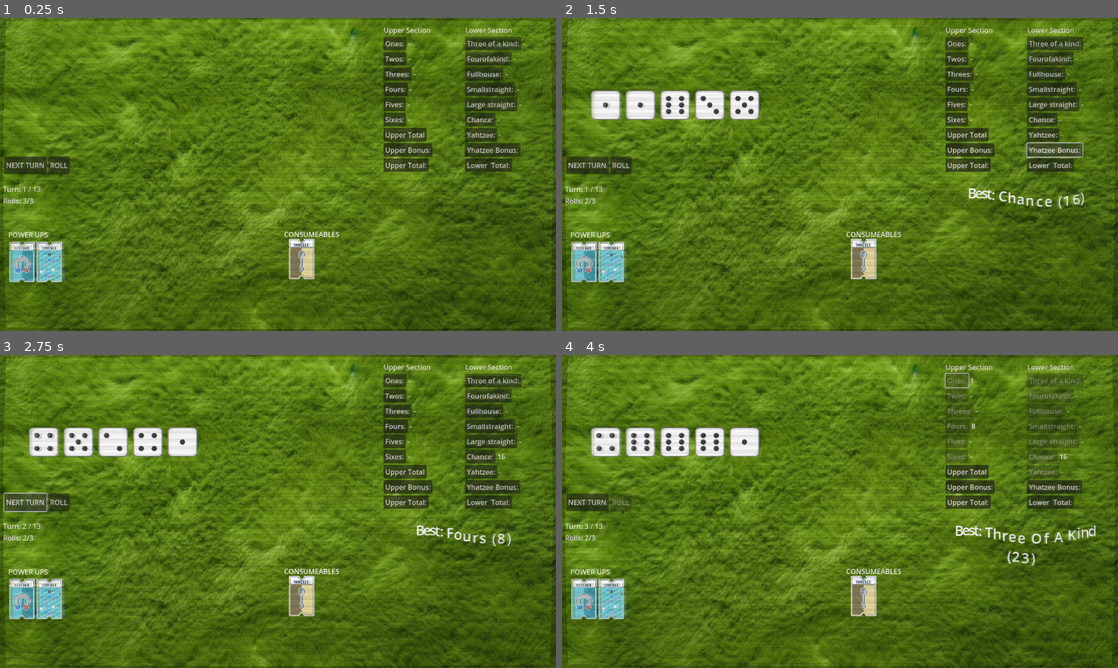
Above: before the commit, frames 1-4 (two rows, left to right).
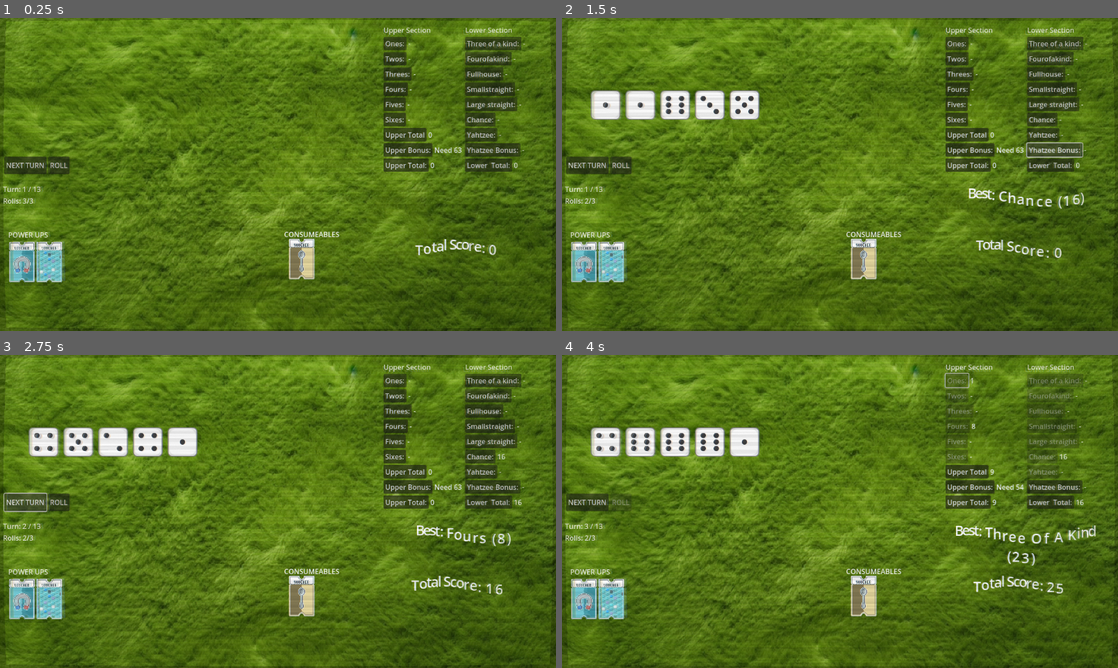
Above: after the commit, the same moments.

Repository: unclemoney/DiceRogue
Game: Godot game, scene res://Tests/PowerUpTest.tscn
Same seed, same stepped clock (60 frames per second), same inputs: the game is played once before the commit and once after it. The project has no main scene, so this scene is started directly. The engine's default icon, where the game draws it, is replaced by a stand-in: a white triangle on a blue panel in a dark square.
Inputs:
- Up to frame 1 (0.25 s): no input
- Up to frame 2 (1.5 s): click "ROLL" at 0.5 s; click "Yhatzee Bonus:" at 1.25 s
- Up to frame 3 (2.75 s): click "NEXT TURN" at 2 s
- Up to frame 4 (4 s): click "NEXT TURN" at 2.75 s; click "Ones:" at 3.5 s

The runs differ from the first frame. In frame 1, 0.4% of the frame differs, in the area x 74-95%, y 36-76%; in frame 2, 0.4%; in frame 3, 0.4%; in frame 4, 0.4%, in the area x 73-95%, y 36-77%.

Commit message:
Add upper and yahtzee bonus logic to scorecard UI
Implemented upper section bonus and yahtzee bonus tracking in Scorecard, with new signals for bonus achievements and section completions. Updated score_card_ui.gd and score_card_ui.tscn to display bonus progress, totals, and dynamic effects for scoring events. Improved best hand preview logic and added visual feedback for bonus events and section completions.

Diff:
--- a/Scenes/ScoreCard/score_card.gd
+++ b/Scenes/ScoreCard/score_card.gd
@@ -3,7 +3,18 @@
 
 enum Section { UPPER, LOWER }
 
+const UPPER_BONUS_THRESHOLD := 63
+const UPPER_BONUS_AMOUNT := 35
+
+signal upper_bonus_achieved(bonus: int)
+signal upper_section_completed
+signal lower_section_completed
 signal score_auto_assigned(section: Section, category: String, score: int)
+signal yahtzee_bonus_achieved(points: int)
+
+var upper_bonus := 0  # Add this to track the bonus
+var yahtzee_bonuses := 0  # Track number of bonus yahtzees
+var yahtzee_bonus_points := 0  # Track total bonus points
 
 var upper_scores := {
 	"ones": null,
@@ -30,15 +41,25 @@
 		Section.UPPER:
 			if upper_scores.has(category):
 				upper_scores[category] = value
+				check_upper_bonus()
 		Section.LOWER:
 			if lower_scores.has(category):
 				lower_scores[category] = value
+				check_lower_section()
 
 func get_total_score() -> int:
+	var total := get_upper_section_final_total() + get_lower_section_total()
+	return total + yahtzee_bonus_points
+
+func get_upper_section_total() -> int:
 	var total := 0
 	for score in upper_scores.values():
 		if score != null:
 			total += score
+	return total
+
+func get_lower_section_total() -> int:
+	var total := 0
 	for score in lower_scores.values():
 		if score != null:
 			total += score
@@ -57,10 +78,10 @@
 	# scan upper section
 	for category in upper_scores.keys():
 		if upper_scores[category] == null:
-			print("Using evaluator:", ScoreEvaluatorSingleton)
-			print("Script path:", ScoreEvaluatorSingleton.get_script().resource_path)
+			#print("Using evaluator:", ScoreEvaluatorSingleton)
+			#print("Script path:", ScoreEvaluatorSingleton.get_script().resource_path)
 			var s: int = ScoreEvaluatorSingleton.calculate_score_for_category(category, values)
-			print("  -> s =", s, " type:", typeof(s))
+			#print("  -> s =", s, " type:", typeof(s))
 			if s > best_score:
 				best_score = s
 				best_section = Section.UPPER
@@ -69,10 +90,10 @@
 	# scan lower section
 	for category in lower_scores.keys():
 		if lower_scores[category] == null:
-			print("Using evaluator:", ScoreEvaluatorSingleton)
-			print("Script path:", ScoreEvaluatorSingleton.get_script().resource_path)
+			#print("Using evaluator:", ScoreEvaluatorSingleton)
+			#print("Script path:", ScoreEvaluatorSingleton.get_script().resource_path)
 			var s: int = ScoreEvaluatorSingleton.calculate_score_for_category(category, values)
-			print("  -> s =", s, " type:", typeof(s))
+			#print("  -> s =", s, " type:", typeof(s))
 			if s > best_score:
 				best_score = s
 				best_section = Section.LOWER
@@ -81,3 +102,66 @@
 	if best_category != "":
 		set_score(best_section, best_category, best_score)
 		emit_signal("score_auto_assigned", best_section, best_category, best_score)
+
+func get_upper_section_final_total() -> int:
+	var subtotal = get_upper_section_total()
+	if is_upper_section_complete() and subtotal >= UPPER_BONUS_THRESHOLD:
+		return subtotal + UPPER_BONUS_AMOUNT
+	return subtotal
+
+func is_upper_section_complete() -> bool:
+	for score in upper_scores.values():
+		if score == null:
+			print("Upper section incomplete.")
+			return false
+	print("Upper section is complete.")
+	return true
+
+func is_lower_section_complete() -> bool:
+	for score in lower_scores.values():
+		if score == null:
+			print("Lower section incomplete")
+			return false
+	print("Lower section is complete")
+	return true
+
+func check_lower_section() -> void:
+	if is_lower_section_complete():
+		print("Lower section completed, emitting signal")
+		emit_signal("lower_section_completed")
+
+func check_upper_bonus() -> void:
+	print("Checking upper bonus...")
+	if not is_upper_section_complete():
+		print("Upper section not complete yet")
+		return
+
+	print("Upper section complete, calculating total")
+	var total = get_upper_section_total()
+	print("Upper total:", total, " (need ", UPPER_BONUS_THRESHOLD, " for bonus)")
+
+	if total >= UPPER_BONUS_THRESHOLD:
+		print("Bonus achieved! Emitting signal...")
+		upper_bonus = UPPER_BONUS_AMOUNT  # Store the bonus
+		emit_signal("upper_bonus_achieved", UPPER_BONUS_AMOUNT)
+	else:
+		upper_bonus = 0
+		print("No bonus yet")
+
+	emit_signal("upper_section_completed")
+
+func check_bonus_yahtzee(values: Array[int]) -> void:
+	# Only check if we already have a yahtzee scored
+	if lower_scores["yahtzee"] != null and lower_scores["yahtzee"] > 0:
+		# Check if current roll is a yahtzee
+		var counts = {}
+		for v in values:
+			counts[v] = counts.get(v, 0) + 1
+
+		for count in counts.values():
+			if count >= 5:
+				yahtzee_bonuses += 1
+				yahtzee_bonus_points += 100
+				print("Bonus Yahtzee achieved! Total bonuses:", yahtzee_bonuses)
+				emit_signal("yahtzee_bonus_achieved", 100)
+				return
--- a/Scenes/UI/score_card_ui.tscn
+++ b/Scenes/UI/score_card_ui.tscn
@@ -197,11 +197,11 @@
 [node name="YahtzeeBonus" type="HBoxContainer" parent="HBoxContainer/LowerVBoxContainer/LowerGridContainer"]
 layout_mode = 2
 
-[node name="YahtzeeBonusLabel" type="Button" parent="HBoxContainer/LowerVBoxContainer/LowerGridContainer/YahtzeeBonus"]
+[node name="YahtzeeBonusButton" type="Button" parent="HBoxContainer/LowerVBoxContainer/LowerGridContainer/YahtzeeBonus"]
 layout_mode = 2
 text = "Yhatzee Bonus:"
 
-[node name="YahtzeeBonusButton" type="Label" parent="HBoxContainer/LowerVBoxContainer/LowerGridContainer/YahtzeeBonus"]
+[node name="YahtzeeBonusLabel" type="Label" parent="HBoxContainer/LowerVBoxContainer/LowerGridContainer/YahtzeeBonus"]
 layout_mode = 2
 
 [node name="LowerTotal" type="HBoxContainer" parent="HBoxContainer/LowerVBoxContainer/LowerGridContainer"]
@@ -222,3 +222,12 @@
 offset_bottom = 506.0
 bbcode_enabled = true
 fit_content = true
+
+[node name="RichTextTotalScore" type="RichTextLabel" parent="."]
+layout_mode = 0
+offset_left = 18.0
+offset_top = 492.0
+offset_right = 318.0
+offset_bottom = 708.0
+theme_override_font_sizes/normal_font_size = 45
+bbcode_enabled = true
--- a/Scripts/Core/score_evaluator.gd
+++ b/Scripts/Core/score_evaluator.gd
@@ -92,7 +92,7 @@
 		   [3,4,5,6].all(unique.has)
 
 static func calculate_score_for_category(category: String, values: Array[int]) -> int:
-	print("=== using NEW calculate_score_for_category v2 ===")
+	#print("=== using NEW calculate_score_for_category v2 ===")
 	var score: int = 0
 	match category:
 		"ones":         score = values.count(1) * 1
@@ -125,5 +125,5 @@
 			score = get_sum(values)
 		_:  # default to zero so you never return null
 			score = 0
-	print("→ returning:", score, " type:", typeof(score))
+	#print("→ returning:", score, " type:", typeof(score))
 	return score
--- a/Scripts/UI/score_card_ui.gd
+++ b/Scripts/UI/score_card_ui.gd
@@ -10,7 +10,14 @@
 
 signal hand_scored
 signal score_rerolled(section: Scorecard.Section, category: String, score: int)
+
 @onready var best_hand_label: RichTextLabel = $BestHandScore
+@onready var upper_total_label: Label = $HBoxContainer/UpperVBoxContainer/UpperGridContainer/UpperSubTotal/UppersubButton
+@onready var upper_bonus_label: Label = $HBoxContainer/UpperVBoxContainer/UpperGridContainer/UpperBonus/UpperBonusLabel
+@onready var upper_final_total_label: Label = $HBoxContainer/UpperVBoxContainer/UpperGridContainer/UpperTotal/UpperTotalLabel
+@onready var lower_total_label: Label = $HBoxContainer/LowerVBoxContainer/LowerGridContainer/LowerTotal/LowerTotalLabel
+@onready var total_score_label: RichTextLabel = $RichTextTotalScore
+@onready var yahtzee_bonus_label: Label = $HBoxContainer/LowerVBoxContainer/LowerGridContainer/YahtzeeBonus/YahtzeeBonusLabel
 
 const LOWER_CATEGORY_NODE_NAMES := {
 	"three_of_a_kind": "Threeofakind",
@@ -50,6 +57,11 @@
 	scorecard = sc
 	update_all()
 	connect_buttons()
+	# Connect to bonus signals
+	scorecard.upper_bonus_achieved.connect(_on_upper_bonus_achieved)
+	scorecard.upper_section_completed.connect(_on_upper_section_completed)
+	scorecard.lower_section_completed.connect(_on_lower_section_completed)
+	scorecard.yahtzee_bonus_achieved.connect(_on_yahtzee_bonus_achieved)
 
 func update_all():
 	for category in scorecard.upper_scores.keys():
@@ -67,6 +79,123 @@
 			var value = scorecard.lower_scores[category]
 			label.text = str(value if value != null else "-")
 
+	# Update upper section totals with debug prints
+	var upper_subtotal = scorecard.get_upper_section_total()
+	print("Updating UI - Upper subtotal:", upper_subtotal)
+
+	if upper_total_label:
+		upper_total_label.text = str(upper_subtotal)
+		print("Updated upper_subtotal_label:", upper_total_label.text)
+	else:
+		push_error("upper_total_label not found!")
+
+	# Show progress towards bonus
+	if upper_bonus_label:
+		if scorecard.is_upper_section_complete():
+			print("Upper section complete, checking bonus threshold")
+			if upper_subtotal >= Scorecard.UPPER_BONUS_THRESHOLD:
+				upper_bonus_label.text = str(Scorecard.UPPER_BONUS_AMOUNT)
+				print("Bonus achieved! Showing:", upper_bonus_label.text)
+			else:
+				upper_bonus_label.text = "0"
+				print("No bonus achieved")
+		else:
+			var remaining = Scorecard.UPPER_BONUS_THRESHOLD - upper_subtotal
+			upper_bonus_label.text = "Need " + str(remaining)
+			print("Progress to bonus - Need:", remaining)
+	else:
+		push_error("upper_bonus_label not found!")
+
+	# Update final upper total (subtotal + bonus)
+	if upper_final_total_label:
+		var final_total = scorecard.get_upper_section_final_total()
+		upper_final_total_label.text = str(final_total)
+		print("Updated final upper total:", final_total)
+	else:
+		push_error("upper_final_total_label not found!")
+
+	# Update lower section total
+	var lower_total = scorecard.get_lower_section_total()
+	print("Updating UI - Lower total:", lower_total)
+
+	if lower_total_label:
+		lower_total_label.text = str(lower_total)
+		print("Updated lower_total_label:", lower_total_label.text)
+	else:
+		push_error("lower_total_label not found!")
+
+	# Update total score with dynamic effect
+	if total_score_label:
+		var upper_total = scorecard.get_upper_section_final_total()
+		lower_total = scorecard.get_lower_section_total()
+		var total_score = upper_total + lower_total
+
+		# Remap the score (0-500) to frequency range (1-10)
+		var freq = remap(total_score, 0, 500, 1.0, 10.0)
+
+		# Format with BBCode, including dynamic frequency
+		var text = "[center][tornado freq=%0.1f sat=0.8 val=1.9]Total Score: %d[/tornado][/center]" % [freq, total_score]
+		total_score_label.text = text
+
+		# Adjust font size based on score
+		var base_size = 32
+		var size_scale = remap(total_score, 0, 500, 1.0, 1.5)
+		total_score_label.add_theme_font_size_override("normal_font_size", base_size * size_scale)
+
+		print("Total Score Updated:", total_score, " (freq:", freq, ")")
+	# Update Yahtzee bonus display
+	if yahtzee_bonus_label:
+		if scorecard.yahtzee_bonuses > 0:
+			yahtzee_bonus_label.text = str(scorecard.yahtzee_bonus_points)
+		else:
+			yahtzee_bonus_label.text = "-"
+
+func _on_upper_bonus_achieved(bonus: int) -> void:
+	# Animate the bonus achievement and update totals
+	if upper_bonus_label:
+		var tween = create_tween()
+		tween.tween_property(upper_bonus_label, "modulate", Color.YELLOW, 0.3)
+		tween.tween_property(upper_bonus_label, "modulate", Color.WHITE, 0.3)
+
+		# Update the final total label with animation
+		if upper_final_total_label:
+			var final_total = scorecard.get_upper_section_final_total()
+			tween.tween_property(upper_final_total_label, "modulate", Color.YELLOW, 0.3)
+			upper_final_total_label.text = str(final_total)
+			tween.tween_property(upper_final_total_label, "modulate", Color.WHITE, 0.3)
+
+		# Optional: Add screen shake
+		var screen_shake = get_tree().root.find_child("ScreenShake", true, false)
+		if screen_shake:
+			screen_shake.shake(0.4, 0.3)
+
+			# Animate total score
+	if total_score_label:
+		var tween = create_tween()
+		tween.tween_property(total_score_label, "modulate", Color.YELLOW, 0.3)
+		tween.tween_property(total_score_label, "modulate", Color.WHITE, 0.3)
+
+func _on_upper_section_completed() -> void:
+	# Optional: Visual feedback for section completion
+	var upper_section = $HBoxContainer/UpperVBoxContainer
+	if upper_section:
+		var tween = create_tween()
+		tween.tween_property(upper_section, "modulate", Color(1.2, 1.2, 1.2), 0.3)
+		tween.tween_property(upper_section, "modulate", Color.WHITE, 0.3)
+	update_all()  # Refresh total score
+
+func _on_lower_section_completed() -> void:
+	# Visual feedback for section completion
+	var lower_section = $HBoxContainer/LowerVBoxContainer
+	if lower_section:
+		var tween = create_tween()
+		tween.tween_property(lower_section, "modulate", Color(1.2, 1.2, 1.2), 0.3)
+		tween.tween_property(lower_section, "modulate", Color.WHITE, 0.3)
+
+		# Optional: Add screen shake
+		var screen_shake = get_tree().root.find_child("ScreenShake", true, false)
+		if screen_shake:
+			screen_shake.shake(0.3, 0.2)
 
 func connect_buttons():
 	# Upper section
@@ -98,9 +227,6 @@
 	if turn_scored:
 		print("⚠️ Score already assigned this turn.")
 		return
-	if turn_scored:
-		print("⚠️ Score already assigned this turn.")
-		return
 
 	var values = DiceResults.values
 	var score = ScoreEvaluatorSingleton.calculate_score_for_category(category, values)
@@ -110,6 +236,10 @@
 		show_invalid_score_feedback(category)
 		return
 
+	# Check for bonus yahtzee before setting score
+	scorecard.check_bonus_yahtzee(values)
+
+	# Set the selected category's score
 	scorecard.set_score(section, category, score)
 	update_all()
 	turn_scored = true
@@ -142,13 +272,24 @@
 		tween.tween_property(button, "modulate", Color.RED, 0.2).set_trans(Tween.TRANS_SINE)
 		tween.tween_property(button, "modulate", Color.WHITE, 0.2).set_delay(0.2)
 
-func update_best_hand_preview(dice_values: Array):
+func update_best_hand_preview(dice_values: Array) -> void:
 	if not best_hand_label:
 		return
 
 	var best_score := -1
 	var best_section
 	var best_category := ""
+
+	# Define evaluation order for lower section (higher value categories first)
+	var lower_evaluation_order := [
+		"yahtzee",           # Check Yahtzee first
+		"large_straight",    # Then large straight
+		"small_straight",    # Then small straight
+		"full_house",        # Then full house
+		"four_of_a_kind",   # Then four of a kind
+		"three_of_a_kind",   # Then three of a kind
+		"chance"            # Finally chance
+	]
 
 	# Check upper section
 	for category in scorecard.upper_scores.keys():
@@ -159,10 +300,16 @@
 				best_section = Scorecard.Section.UPPER
 				best_category = category
 
-	# Check lower section
-	for category in scorecard.lower_scores.keys():
+	# Check lower section in specific order
+	for category in lower_evaluation_order:
 		if scorecard.lower_scores[category] == null:
 			var score = ScoreEvaluatorSingleton.calculate_score_for_category(category, dice_values)
+			# Add bonus consideration for Yahtzee
+			if category == "yahtzee" and score == 50:
+				# If we already have a Yahtzee scored, this could be a bonus yahtzee
+				if scorecard.lower_scores["yahtzee"] != null and scorecard.lower_scores["yahtzee"] > 0:
+					score += 100  # Account for potential bonus
+
 			if score > best_score:
 				best_score = score
 				best_section = Scorecard.Section.LOWER
@@ -170,16 +317,28 @@
 
 	if best_category != "":
 		var display_category = best_category.capitalize().replace("_", " ")
+
+		# Add special formatting for exceptional scores
+		var base_text = "Best: %s (%d)" % [display_category, best_score]
+		var format_text = ""
+
+		if best_category == "yahtzee" and best_score >= 50:
+			format_text = "[center][rainbow freq=1.2 sat=0.8 val=2.0]%s[/rainbow][/center]" % base_text
+		elif best_score > 30:  # For high-scoring hands
+			format_text = "[center][tornado freq=2.5 sat=0.9 val=2.0]%s[/tornado][/center]" % base_text
+		else:
+			format_text = "[center][tornado freq=1.9 sat=0.8 val=1.9]%s[/tornado][/center]" % base_text
+
 		best_hand_label.add_theme_font_size_override("normal_font_size", 32)
-		best_hand_label.text = "[center][tornado freq=1.9 sat=0.8 val=1.9]Best: %s (%d)[/tornado][/center]" % [display_category, best_score]
+		best_hand_label.text = format_text
 		animate_best_hand_label()
+
+				# Scale shake intensity with score value
 		var screen_shake = get_tree().root.find_child("ScreenShake", true, false)
-		var num = remap(best_score, 0, 50, 0.1, 1.0)
-		print("Shake: ", num)
+		var shake_intensity = remap(best_score, 0, 100, 0.1, 1.0)
+		print("Shake intensity:", shake_intensity, " for score:", best_score)
 		if screen_shake:
-			screen_shake.shake(num, num / 2)  # Moderate shake for 0.3 seconds
-	else:
-		best_hand_label.text = "[center][tornado freq=1.9 sat=0.8 val=1.9]No available moves[/tornado][/center]"
+			screen_shake.shake(shake_intensity, shake_intensity / 2)
 
 func remap(value, from_min, from_max, to_min, to_max):
 	var t = inverse_lerp(from_min, from_max, value)
@@ -225,3 +384,24 @@
 	disable_all_score_buttons()
 	emit_signal("hand_scored")
 	emit_signal("score_rerolled", section, category, score)
+
+func _on_yahtzee_bonus_achieved(points: int) -> void:
+	# ... existing animation code ...
+
+	# Extra visual feedback for bonus yahtzee
+	if total_score_label:
+		# Bigger text animation
+		var base_size = total_score_label.get_theme_font_size("normal_font_size")
+		var tween = create_tween()
+		tween.tween_property(total_score_label, "theme_override_font_sizes/normal_font_size",
+			base_size * 1.5, 0.2)
+		tween.tween_property(total_score_label, "theme_override_font_sizes/normal_font_size",
+			base_size, 0.2)
+
+		# Update with new total including bonus
+		update_all()
+
+		# Optional: Add celebratory particle effect
+		var screen_shake = get_tree().root.find_child("ScreenShake", true, false)
+		if screen_shake:
+			screen_shake.shake(0.8, 0.5)  # Big shake for bonus yahtzee!
Not shown, changed: .github/copilot-instructions.md
